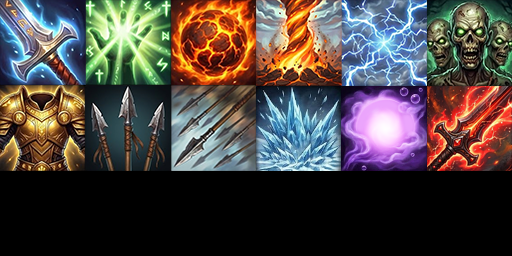
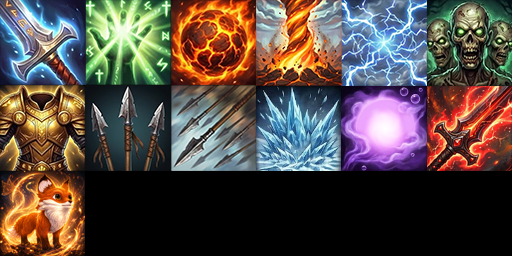
The second 512 × 256 image is a revision of the first. Changes to its layers:
added layer "Layer 15" above "Layer 0" over [0, 171, 85, 256]
